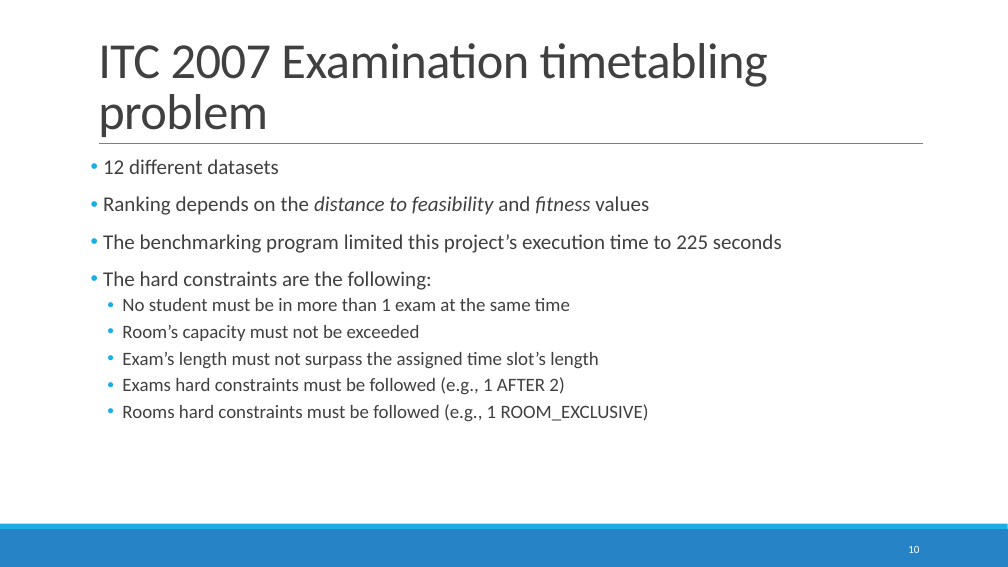
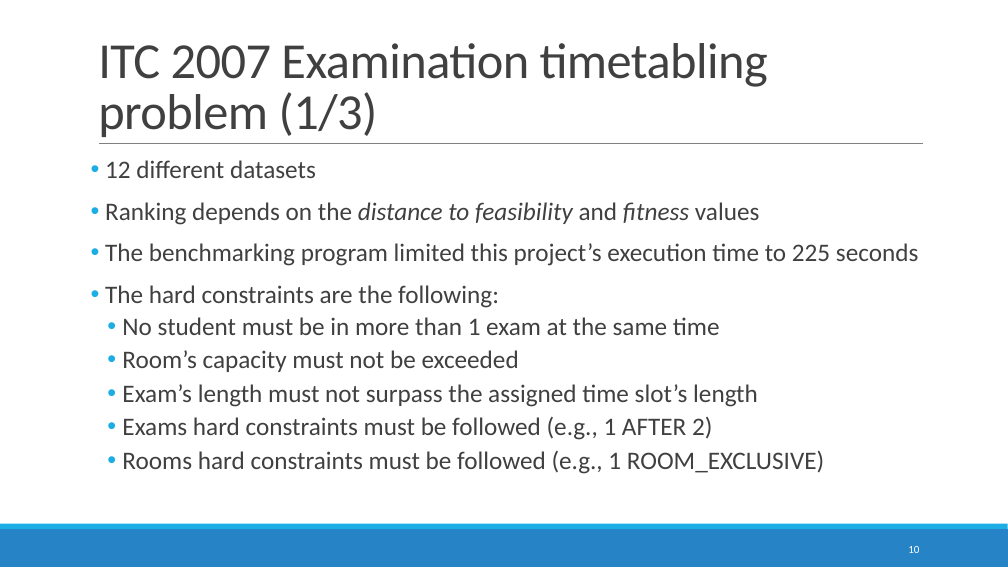
Before and after one commit to devilsdante/isel-examtimetabling-2014-2015, a slide deck: slide 10 of doc/Apresentação Oral/Examination Timetabling Automation using Hybrid Meta-heuristics.pptx. Drawn at 1008x567 pixels with LibreOffice and Linux fonts; fonts in the diff are those of the drawing. Boxes give left, top, right and bottom in pixels: in the first picture for what was removed or moved away, otherwise in the second. Text is boxed around its words. In the diff, an @@ line names an element or a change of style, - is before the commit and + after.

```diff
--- a/doc/Apresentação Oral/Examination Timetabling Automation using Hybrid Meta-heuristics.pptx
+++ b/doc/Apresentação Oral/Examination Timetabling Automation using Hybrid Meta-heuristics.pptx
@@ title at [98, 43, 768, 137]: text changed @@
-ITC 2007 Examination timetabling problem
+ITC 2007 Examination timetabling problem (1/3)
@@ text "12 different datasets" at [105, 160, 918, 474]: size 20 to 24 pt in "12 different datasets", "Ranking depends on the distance to feasibility ...", "The benchmarking program limited this project’s execution ...", "The hard constraints are the following:"; size 18 to 24 pt in "No student must be in more than ...", "Room’s capacity must not be exceeded", "Exam’s length must not surpass the assigned ...", "Exams hard constraints must be followed (e.g., ..." and 1 more places @@
```
Also in this commit, not shown: 22 other slides changed, 3 slides added, 4 other files.
